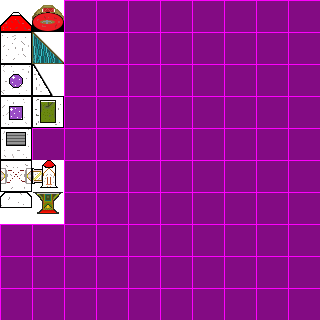
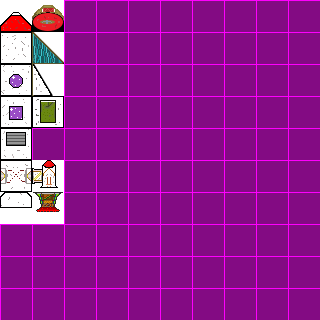
Comparing the layer stacks of the two (320, 320) images. Changes:
painted on "Layer 2" over (32, 64, 60, 214)
